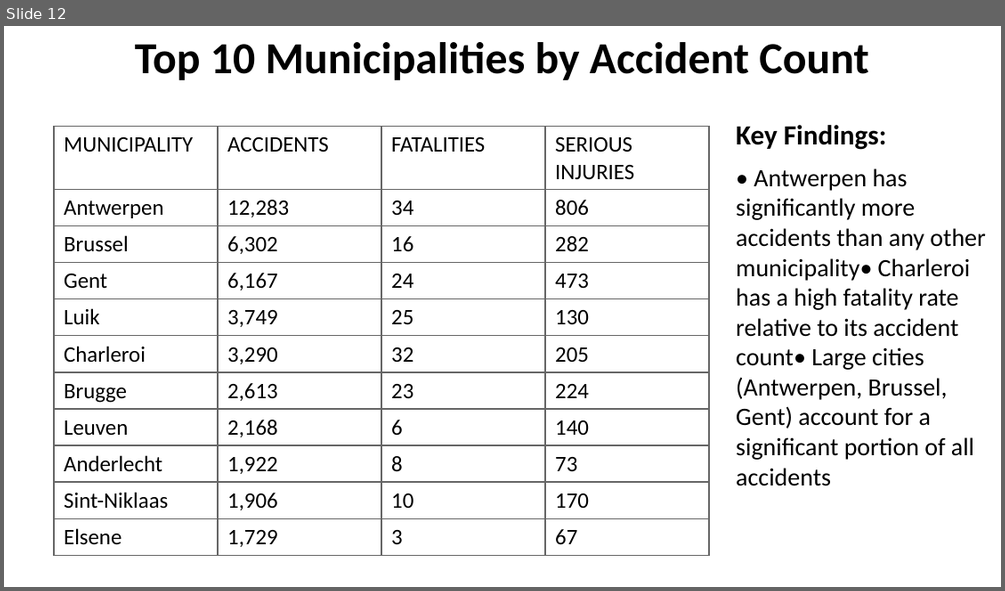
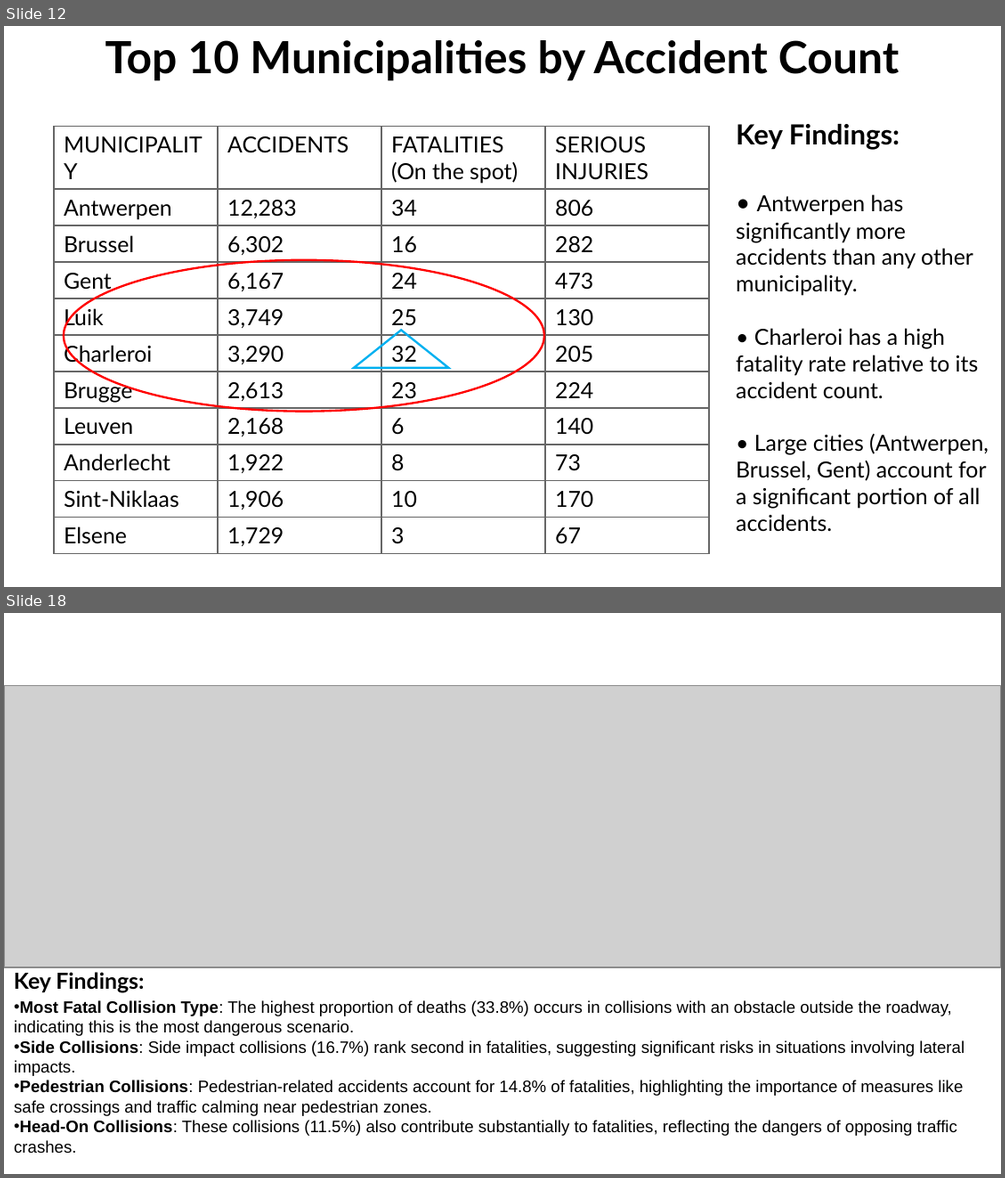
Before and after one commit to bhusalgokarna/Modular_Base_Coding, a slide deck: Traffic_Accident_Analysis_Belgium.pptx. Shown one above the other, each under a label of ours: slide 12 before the commit, slides 12 and 18 after it; the slides between them are not shown. The pictures are 1005x591 and 1005x1178 pixels, drawn with LibreOffice and Linux fonts; fonts in the diff are those of the drawing; grey boxes stand for pictures. Boxes give left, top, right and bottom in pixels: in the first picture for what was removed or moved away, otherwise in the second. Text is boxed around its words. In the diff, an @@ line names an element or a change of style, - is before the commit and + after.

```diff
--- a/Traffic_Accident_Analysis_Belgium.pptx
+++ b/Traffic_Accident_Analysis_Belgium.pptx
@@ slide 18 added at bbox=[4, 613, 1001, 1174], background #FFFFFF @@
@@ picture added at bbox=[4, 686, 1001, 967] @@
@@ text added at bbox=[14, 972, 144, 993], 16 pt, text #000000, bold @@
+Key Findings:
@@ text added at bbox=[14, 1000, 964, 1153], 12 pt, text #000000 @@
+• Most Fatal Collision Type: The highest proportion of deaths (33.8%) occurs in collisions with an obstacle outside the roadway, indicating this is the most dangerous scenario.
+• Side Collisions: Side impact collisions (16.7%) rank second in fatalities, suggesting significant risks in situations involving lateral impacts.
+• Pedestrian Collisions: Pedestrian-related accidents account for 14.8% of fatalities, highlighting the importance of measures like safe crossings and traffic calming near pedestrian zones.
+• Head-On Collisions: These collisions (11.5%) also contribute substantially to fatalities, reflecting the dangers of opposing traffic crashes.
@@ slide 12 changed as well @@
@@ text "Top 10 Municipalities by Accident ..." at bbox=[105, 40, 898, 81]: font Calibri to Lato @@
@@ table at bbox=[54, 126, 708, 555] @@
-row 1, column 3: FATALITIES
+row 1, column 3: FATALITIES / (On the spot)
@@ font Calibri to Lato @@
@@ text "Key Findings:" at bbox=[736, 124, 899, 150]: font Calibri to Lato @@
@@ text at bbox=[736, 194, 988, 532]: text changed; size 18 to 16 pt; font Calibri to Lato @@
-• Antwerpen has significantly more accidents than any other municipality• Charleroi has a high fatality rate relative to its accident count• Large cities (Antwerpen, Brussel, Gent) account for a significant portion of all accidents
+• Antwerpen has significantly more accidents than any other municipality.
+• Charleroi has a high fatality rate relative to its accident count.
+• Large cities (Antwerpen, Brussel, Gent) account for a significant portion of all accidents.
@@ ellipse added at bbox=[64, 260, 544, 411], outline #FF0000 1.5 pt @@
@@ triangle added at bbox=[354, 330, 449, 368], outline #00B0F0 1.5 pt @@
```
Also in this commit, not shown: 16 other slides changed, 5 other slides added, 2 slides removed, 6 other files.
